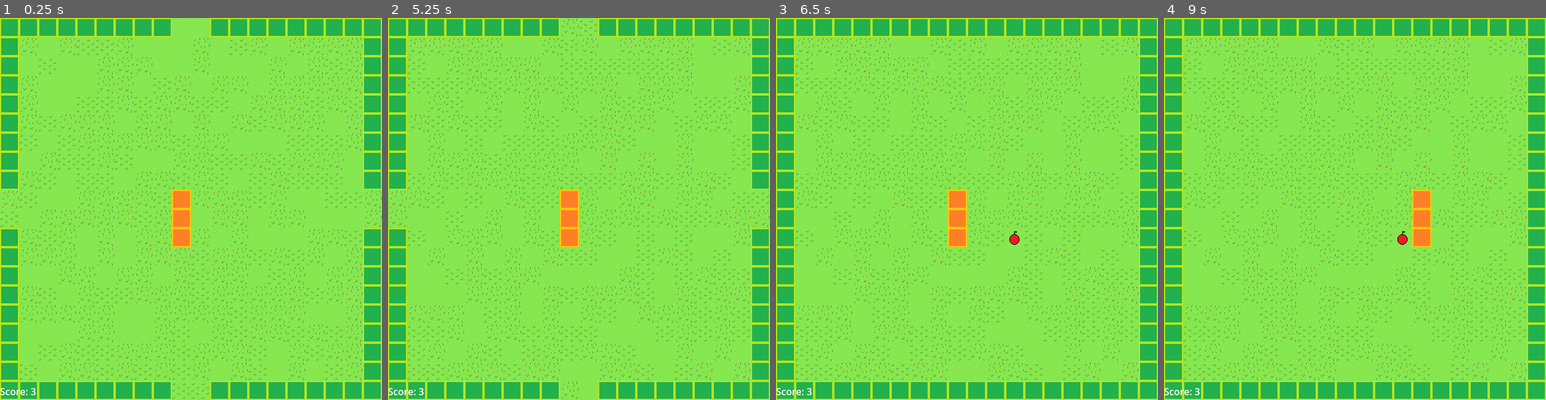
Above: before the commit, frames 1-4 (left to right).
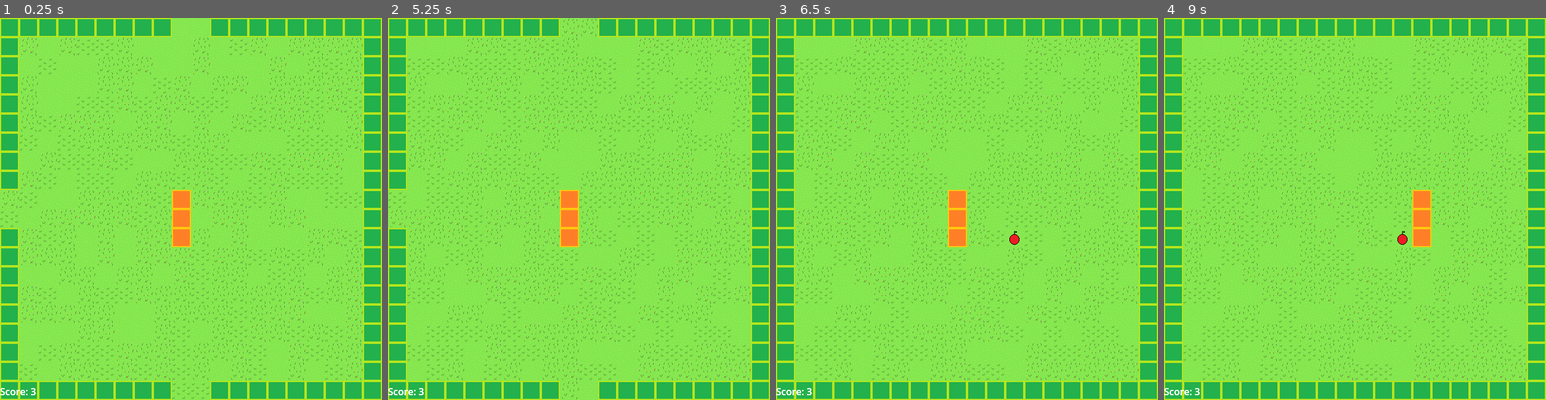
Above: after the commit, the same moments.

Repository: sethbabauta/snake-run
Game: Godot game, scene res://Scenes/adventure.tscn
Same seed, same stepped clock (60 frames per second), same inputs: the game is played once before the commit and once after it. This scene is started directly instead of the project's main scene.
Inputs:
- Up to frame 1 (0.25 s): no input
- Up to frame 2 (5.25 s): tap Enter at 0.5, 2 s; hold D (turn_right) 0.53-1.28 s; hold Shift (drop_item) 0.53-1.28 s; tap Space (use_item) at 1.25, 1.35, 2.75, 2.85, 4.35 s; hold S (turn_down) 1.28-2.03 s; hold D (turn_right) 2.03-2.78 s; hold Shift (drop_item) 2.03-2.78 s; hold W (turn_up) 2.78-3.53 s; hold Shift (drop_item) 3.53-4.28 s; hold A (turn_left) 3.53-5 s; click "Play Again" at 5 s
- Up to frame 3 (6.5 s): tap Enter at 5.75 s; hold S (turn_down) from 5.78 s (still down); hold Shift (drop_item) from 5.78 s (still down)
- Up to frame 4 (9 s): tap Space (use_item) at 6.5, 6.6, 8.1 s; release S (turn_down) at 6.53 s; release Shift (drop_item) at 6.53 s; hold D (turn_right) 6.53-7.28 s; hold W (turn_up) 7.28-8.03 s; hold Shift (drop_item) 7.28-8.03 s; hold D (turn_right) 8.03-8.78 s; hold S (turn_down) from 8.78 s (still down); hold Shift (drop_item) from 8.78 s (still down)

The runs differ from the first frame. In frame 1, 0.5% of the frame differs, in the area x 0-100%, y 45-99%; in frame 2, 7.0%, in the area x 0-100%, y 0-99%; in frame 3, 6.4%; in frame 4, 6.4%.

Commit message:
camera follows snake into level

Diff:
--- a/Levels/Room20.tscn
+++ b/Levels/Room20.tscn
@@ -5,4 +5,4 @@
 [node name="Room20" type="Node2D"]
 
 [node name="SnakeWorldTileMap" parent="." instance=ExtResource("1_ps8r3")]
-layer_0/tile_data = PackedInt32Array(0, 1, 0, 1, 1, 0, 2, 1, …(860 unchanged characters)… 02, 1, 0, 1245193, 1, 0, 1245194, 1, 0, 9, 1, 0, 10, 1, 0, 524291, 1, 0, 524292, 1, 0, 524293, 1, 0, 524294, 1, 0, 524304, 1, 0, 524303, 1, 0, 524302, 1, 0, 524301, 1, 0, 524300, 1, 0, 524295, 1, 0, 524299, 1, 0, 524296, 1, 0, 458760, 1, 0, 393224, 1, 0, 327688, 1, 0, 262152, 1, 0, 196616, 1, 0, 196619, 1, 0, 262155, 1, 0, 327691, 1, 0, 393227, 1, 0, 458763, 1, 0, 720904, 1, 0, 786440, 1, 0, 851976, 1, 0, 917512, 1, 0, 983048, 1, 0, 1048584, 1, 0, 720899, 1, 0, 720900, 1, 0, 720901, 1, 0, 720902, 1, 0, 720903, 1, 0, 720907, 1, 0, 720908, 1, 0, 720909, 1, 0, 720910, 1, 0, 720911, 1, 0, 720912, 1, 0, 786443, 1, 0, 851979, 1, 0, 917515, 1, 0, 983051, 1, 0, 1048587, 1, 0)
+layer_0/tile_data = PackedInt32Array(0, 1, 0, 1, 1, 0, 2, 1, …(860 unchanged characters)… 02, 1, 0, 1245193, 1, 0, 1245194, 1, 0, 524291, 1, 0, 524292, 1, 0, 524293, 1, 0, 524294, 1, 0, 524304, 1, 0, 524303, 1, 0, 524302, 1, 0, 524301, 1, 0, 524300, 1, 0, 524295, 1, 0, 524299, 1, 0, 524296, 1, 0, 458760, 1, 0, 393224, 1, 0, 327688, 1, 0, 262152, 1, 0, 196616, 1, 0, 196619, 1, 0, 262155, 1, 0, 327691, 1, 0, 393227, 1, 0, 458763, 1, 0, 720904, 1, 0, 786440, 1, 0, 851976, 1, 0, 917512, 1, 0, 983048, 1, 0, 1048584, 1, 0, 720899, 1, 0, 720900, 1, 0, 720901, 1, 0, 720902, 1, 0, 720903, 1, 0, 720907, 1, 0, 720908, 1, 0, 720909, 1, 0, 720910, 1, 0, 720911, 1, 0, 720912, 1, 0, 786443, 1, 0, 851979, 1, 0, 917515, 1, 0, 983051, 1, 0, 1048587, 1, 0, 589824, 1, 0, 655360, 1, 0)
--- a/Levels/Room30.tscn
+++ b/Levels/Room30.tscn
@@ -5,4 +5,4 @@
 [node name="Room30" type="Node2D"]
 
 [node name="SnakeWorldTileMap" parent="." instance=ExtResource("1_b5eyi")]
-layer_0/tile_data = PackedInt32Array(0, 1, 0, 1, 1, 0, 2, 1, …(828 unchanged characters)… 5200, 1, 0, 1245201, 1, 0, 1245202, 1, 0)
+layer_0/tile_data = PackedInt32Array(0, 1, 0, 1, 1, 0, 2, 1, …(828 unchanged characters)… 5200, 1, 0, 1245201, 1, 0, 1245202, 1, 0, 589843, 1, 0, 655379, 1, 0)
--- a/Scenes/adventure.tscn
+++ b/Scenes/adventure.tscn
@@ -3,7 +3,7 @@
 [ext_resource type="Script" path="res://Scripts/adventure.gd" id="1_h5vo3"]
 [ext_resource type="PackedScene" uid="uid://dc70xjui22ivx" path="res://Scenes/move_timer.tscn" id="2_1lgb7"]
 [ext_resource type="Script" path="res://Scripts/main.gd" id="2_qgmaq"]
-[ext_resource type="PackedScene" uid="uid://cldb30o8i8473" path="res://Scenes/collision_query.tscn" id="3_43hq6"]
+[ext_resource type="PackedScene" uid="uid://wlhnyhesiauy" path="res://Scenes/follow_camera.tscn" id="4_1uxk5"]
 [ext_resource type="PackedScene" uid="uid://2esaq6uvofnq" path="res://Scenes/game_ui.tscn" id="4_gegtj"]
 
 [node name="Adventure" type="Node" node_paths=PackedStringArray("main_node")]
@@ -13,16 +13,15 @@
 
 [node name="Main" type="Node" parent="." node_paths=PackedStringArray("follow_camera", "gamemode_node")]
 script = ExtResource("2_qgmaq")
-follow_camera = NodePath("../Camera2D")
+follow_camera = NodePath("../Camera2D2")
 gamemode_node = NodePath("..")
 
 [node name="MoveTimer" parent="." instance=ExtResource("2_1lgb7")]
 autostart = false
 
-[node name="Camera2D" type="Camera2D" parent="."]
-position = Vector2(320, 320)
-
-[node name="CollisionQuery" parent="Camera2D" instance=ExtResource("3_43hq6")]
+[node name="Camera2D2" parent="." node_paths=PackedStringArray("main_node", "gamemode_node") instance=ExtResource("4_1uxk5")]
+main_node = NodePath("../Main")
+gamemode_node = NodePath("..")
 
 [node name="GameUI" parent="." instance=ExtResource("4_gegtj")]
 
@@ -31,3 +30,4 @@
 [connection signal="SPEED_3" from="MoveTimer" to="Main" method="_on_move_timer_speed_3"]
 [connection signal="SPEED_4" from="MoveTimer" to="Main" method="_on_move_timer_speed_4"]
 [connection signal="SPEED_5" from="MoveTimer" to="Main" method="_on_move_timer_speed_5"]
+[connection signal="SPEED_5" from="MoveTimer" to="Camera2D2" method="_on_move_timer_speed_5"]
--- a/Scripts/adventure.gd
+++ b/Scripts/adventure.gd
@@ -1,17 +1,36 @@
 class_name Adventure extends Node
+
+signal GAME_START
 
 @export_file("*.tscn") var adventure_death_screen
 @export var main_node: Main
 
 const START_LENGTH = 3
 
+# TODO: Clean this up
+var level_start_points = {
+	"Room30.tscn": Vector2(0,0),
+	"Room20.tscn": Vector2(-20, 0),
+}
+var level_score_thresholds = {
+	"Room30.tscn": 1,
+	"Room20.tscn": 5,
+}
+var cleared_levels: Array = []
+var current_level: String = "Room30.tscn"
+var current_level_score = 0
+
+# TODO: Clean this up
 func _ready():
 	ScoreKeeper.SCORE_CHANGED.connect(_on_score_changed)
+	self.main_node.follow_camera.LEVEL_CHANGED.connect(_on_level_changed)
 
-	self.main_node.spawn_background()
+	for start_point in self.level_start_points.values():
+		print(start_point)
+		self.main_node.spawn_background(start_point)
 	var start_position: Vector2 = Utils.convert_simple_to_world_coordinates(Vector2(9, 9))
 	self.main_node.spawn_player_snake(start_position, self.START_LENGTH)
-	setup_level()
+	setup_levels()
 
 	await get_tree().create_timer(1).timeout
 	self.main_node.spawn_and_place_object("Apple")
@@ -20,6 +39,8 @@
 
 	var move_timer: Timer = get_node("MoveTimer")
 	move_timer.start()
+
+	self.GAME_START.emit()
 
 
 func end_game() -> void:
@@ -32,14 +53,29 @@
 	self.main_node.clear_pickups()
 
 
-func setup_level() -> void:
-	var level_path: String = Settings.LEVELS_PATH + "Room30.tscn"
+# TODO: Clean this up
+func setup_level(level_name: String, start_position: Vector2) -> void:
+	var level_path: String = Settings.LEVELS_PATH + level_name
 	var scene: PackedScene = load(level_path)
 	var level = scene.instantiate()
 	var tile_map: TileMap = level.get_node("SnakeWorldTileMap")
-	self.main_node.level_factory.setup_level(tile_map, Vector2(0, 0))
+	self.main_node.level_factory.setup_level(tile_map, start_position)
+
+
+# TODO: Clean this up
+func setup_levels() -> void:
+	for level_idx in self.level_start_points.size():
+		setup_level(self.level_start_points.keys()[level_idx], self.level_start_points.values()[level_idx])
+
+
+func _on_level_changed(level_name: String) -> void:
+	self.current_level = level_name
+	self.main_node.spawn_start_doors()
+	self.main_node.spawn_and_place_object("Apple")
+	await get_tree().create_timer(1).timeout
 
 
 func _on_score_changed(score: int) -> void:
-	if score == 5:
+	self.current_level_score += 1
+	if self.current_level_score == self.level_score_thresholds[self.current_level]:
 		end_level()
--- a/Scripts/adventure_camera.gd
+++ b/Scripts/adventure_camera.gd
@@ -1,18 +1,48 @@
 extends Camera2D
+
+signal LEVEL_CHANGED
 
 @export var main_node: Main
 @export var gamemode_node: Node
 var player_head: GameEngine.GameObject
+
+# TODO: Clean this up
+var level_positions = {
+	"Room30.tscn": Vector2(320, 320),
+	"Room20.tscn": Vector2(-320, 320),
+}
+var current_level = "Room30.tscn"
 
 
 func _ready() -> void:
 	gamemode_node.GAME_START.connect(_on_game_start)
 
 
+# TODO: Clean this up
+func snap_to_nearest_level() -> void:
+	var player_position: Vector2 = (player_head.physics_body.global_position)
+	var closest_distance: float = Vector2(320, 320).distance_squared_to(player_position)
+	var closest_level_center: Vector2 = Vector2(320, 320)
+	var closest_level_idx = 0
+	for level_idx in self.level_positions.size():
+		var current_distance = self.level_positions.values()[level_idx].distance_squared_to(player_position)
+		if current_distance < closest_distance:
+			closest_distance = current_distance
+			closest_level_center = self.level_positions.values()[level_idx]
+			closest_level_idx = level_idx
+
+	self.global_position = closest_level_center
+	self.current_level = self.level_positions.keys()[closest_level_idx]
+
+
+
 func _on_game_start() -> void:
 	player_head = main_node.get_closest_player_controlled(Vector2(0, 0))
 
 
-func _on_move_timer_timeout() -> void:
-	pass
-	#self.global_position = player_head.physics_body.global_position
+# TODO: Clean this up
+func _on_move_timer_speed_5() -> void:
+	var snake_heads: Array = self.main_node.get_game_objects_of_name("PlayerSnakeHead")
+	if not snake_heads:
+		snap_to_nearest_level()
+		LEVEL_CHANGED.emit(self.current_level)
--- a/Scripts/main.gd
+++ b/Scripts/main.gd
@@ -320,10 +320,10 @@
 	return new_object
 
 
-func spawn_background() -> void:
+func spawn_background(offset: Vector2 = Vector2(0, 0)) -> void:
 	for x in range(self.max_simple_size.x):
 		for y in range(self.max_simple_size.y):
-			self._spawn_background_tile(Vector2(x, y))
+			self._spawn_background_tile(Vector2(x, y) + offset)
 
 
 func spawn_doors() -> void:
@@ -344,7 +344,7 @@
 		simple_camera_coordinates + Vector2(0, 9),
 		simple_camera_coordinates + Vector2(-1, 9),
 	]
-	var door_positions: Array = get_simple_door_locations(["S"])
+	var door_positions: Array = get_simple_door_locations(["S", "E"])
 
 	for position in door_positions:
 		var world_position: Vector2 = Utils.convert_simple_to_world_coordinates(position)
